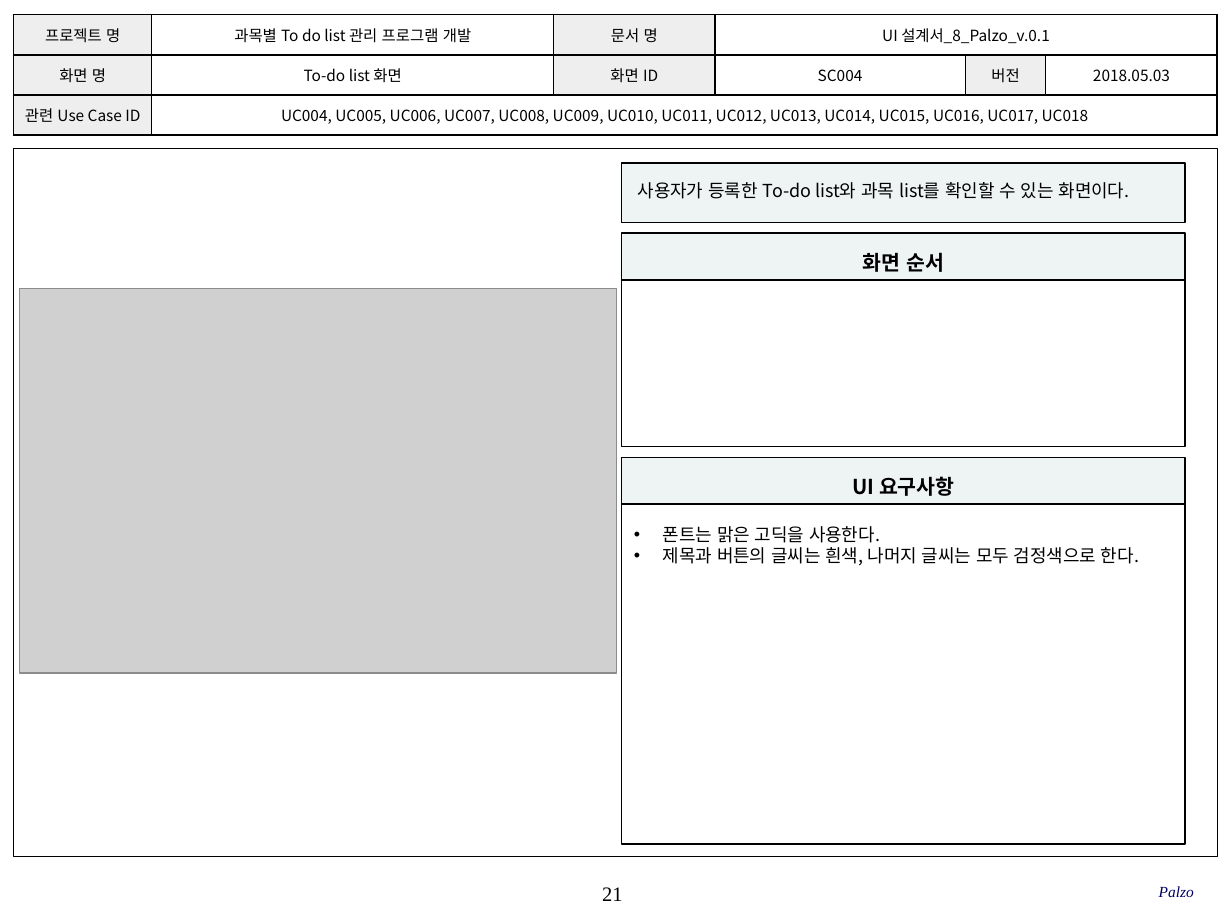
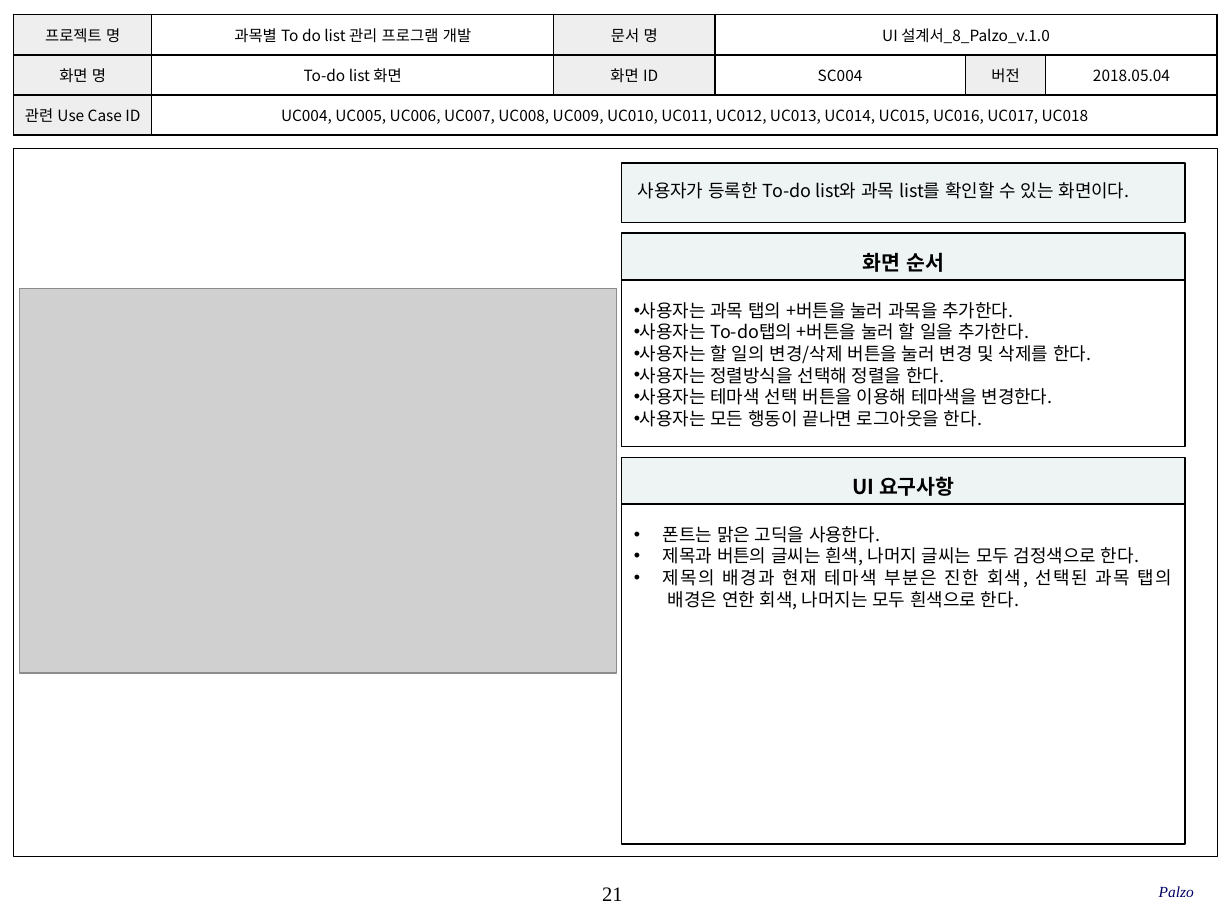
Before and after one commit to SMU-SE-Admin/18-1_8_PALZO_Doc, a slide deck: slide 21 of 03 설계/UI 설계서_8_Palzo.pptx. Drawn at 1232x924 pixels with LibreOffice and Linux fonts; fonts in the diff are those of the drawing; grey boxes stand for pictures; background and template pictures are left out. Boxes give left, top, right and bottom in pixels: in the first picture for what was removed or moved away, otherwise in the second. Text is boxed around its words. In the diff, an @@ line names an element or a change of style, - is before the commit and + after.

Commit message:
#1102 UI 설계서 작성
모든 항목 작성 완료

```diff
--- a/03 설계/UI 설계서_8_Palzo.pptx
+++ b/03 설계/UI 설계서_8_Palzo.pptx
@@ table at bbox=[14, 15, 1216, 136] @@
-row 1, column 4: UI 설계서_8_Palzo_v.0.1
+row 1, column 4: UI 설계서_8_Palzo_v.1.0
-row 2, column 6: 2018.05.03
+row 2, column 6: 2018.05.04
@@ text in rectangle at bbox=[640, 302, 1091, 427]: text added @@
+• 사용자는 과목 탭의 +버튼을 눌러 과목을 추가한다.
+• 사용자는 To-do탭의 +버튼을 눌러 할 일을 추가한다.
+• 사용자는 할 일의 변경/삭제 버튼을 눌러 변경 및 삭제를 한다.
+• 사용자는 정렬방식을 선택해 정렬을 한다.
+• 사용자는 테마색 선택 버튼을 이용해 테마색을 변경한다.
+• 사용자는 모든 행동이 끝나면 로그아웃을 한다.
@@ text in rectangle at bbox=[663, 569, 1171, 610]: paragraph added @@
+• 제목의 배경과 현재 테마색 부분은 진한 회색, 선택된 과목 탭의
+  배경은 연한 회색, 나머지는 모두 흰색으로 한다.
```
Also in this commit, not shown: 36 other slides changed, 2 slides added.
